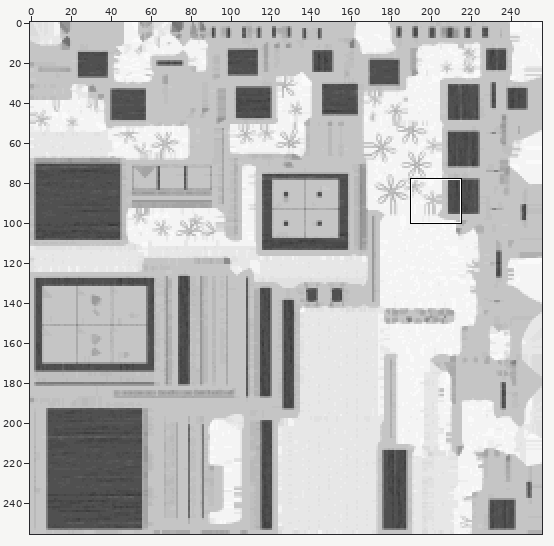
Sprite sheet, stored at models/furniture/mansion_furniture/mansion_bed_rough.png. The first picture is a wide view before the edit; the outline marks the close-up.
Close-up. First the earlier version:
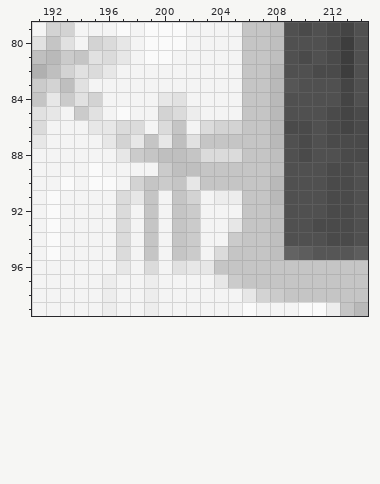
The file is 256x256 pixels. Colours within 5 levels of each other are drawn and written as one. Shown: x 191..214, y 79..99. The commit also changed other parts of the picture, which this record leaves out.
Once edited:
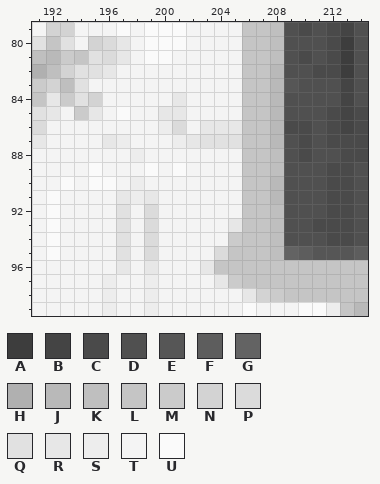
Palette (. is transparent): A #3d3d3d  B #444444  C #4a4a4a  D #505050  E #565656  F #5d5d5d  G #636363  H #b0b0b0  J #b9b9b9  K #bfbfbf  L #c5c5c5  M #cbcbcb  N #d3d3d3  P #dbdbdb  Q #e1e1e1  R #e7e7e7  S #ededed  T #f4f4f4  U #fafafa
Edits made:
@@ x 193..207 @@
  81 MLQPRTUUTTTTTLL
- 82 NQPRTTTTTTTTTLL
+ 82 NQQRTTTTTTTTTLL
  83 KQTTTTTTTTTTTLL
- 84 MQNTTTTRQTTTTLL
- 85 TMQTUTTNPSTTTLL
- 86 TTRRPPTPLTPNNLL
- 87 TTTRNRLRKQLLLLL
- 88 TTTTRMLKKLPPPLL
- 89 TTUTTTTMKKLLLLL
- 90 UTUUTNLMLRLLLLL
- 91 TTTTPRLTLNTSSLL
- 92 TTTTPTLTLMTTTLL
- 93 TTTTPTLTLMTTRLL
- 94 TTTTPTLTLMTTMLL
- 95 TTTTPTLTLMTPLLL
- 96 TTTTRTPTQRRLLLL
+ 84 MQNTTTTTRTTTTLL
+ 85 TMRTUTTRRTTTTLL
+ 86 TTTTTTTSPTRRRLL
+ 87 TTTRSTTTSRQQQLL
+ 88 TTTTTSTTTTTTTLL
+ 89 TTUTTTUTUTTTTLL
+ 90 UTUUTSTTTTTTTLL
+ 91 TTTTRSRTTTTTTLL
+ 92 TTTTQTPTTTTTTLL
+ 93 TTTTQTPTTTTTRLL
+ 94 TTTTQTPTTTTTMLL
+ 95 TTTTQTPTTTTPLLL
+ 96 TTTTRTRTTTRLLLL
  97 TTTSTTSTTTTRMLL
Where, in picture pixels (left, top, right, bottom), the same in both close-ups:
changed: (88, 64, 242, 274)
